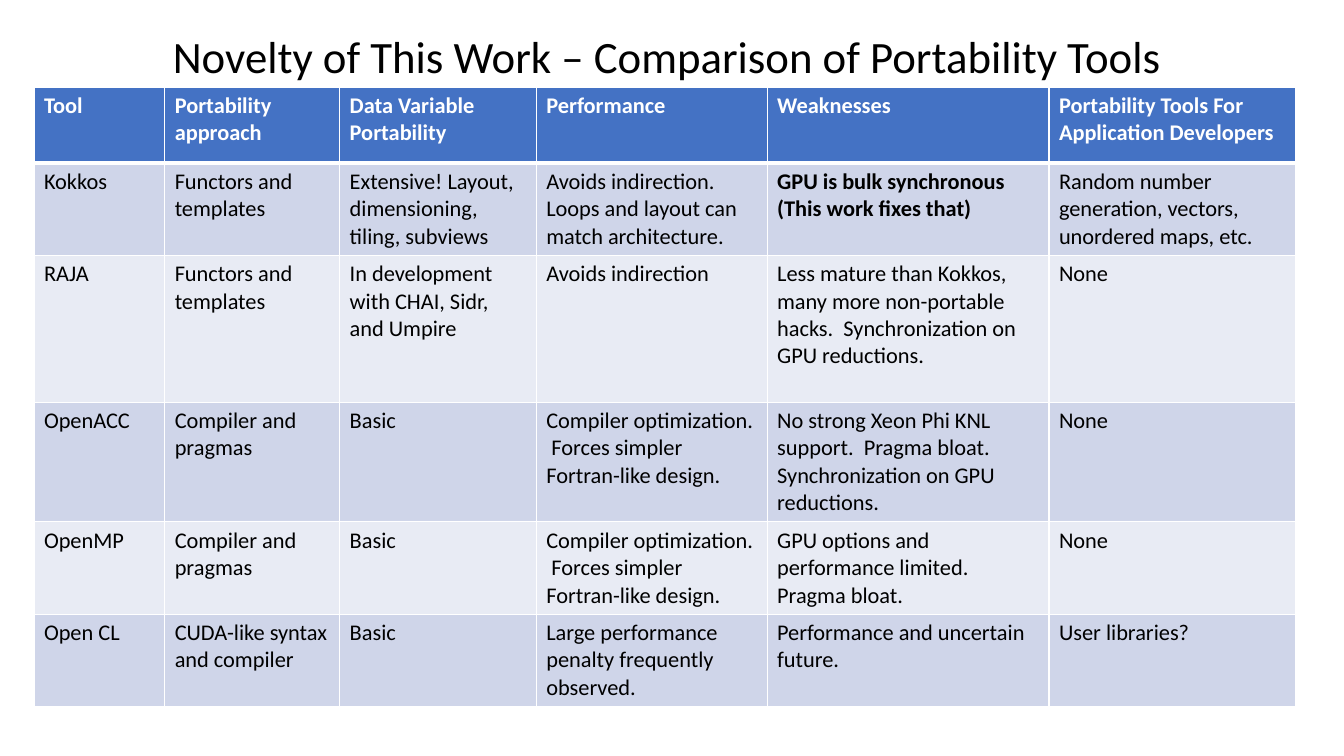
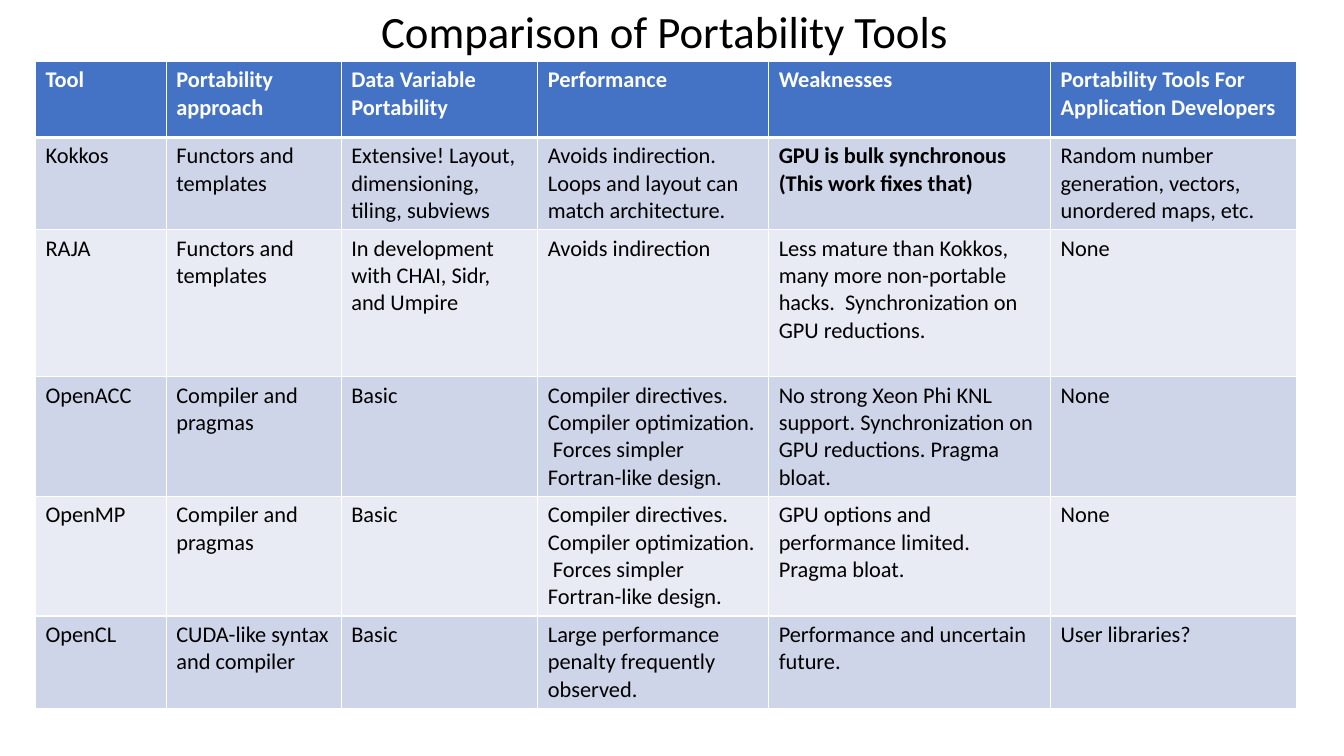
Before and after one commit to bradleypeterson/proposal, a slide deck: slide 13 of slides/Portable and Performant GPU_dec1.pptx (slide 7 before the commit). Drawn at 1344x756 pixels with LibreOffice and Linux fonts; fonts in the diff are those of the drawing. Boxes give left, top, right and bottom in pixels: in the first picture for what was removed or moved away, otherwise in the second. Text is boxed around its words. In the diff, an @@ line names an element or a change of style, - is before the commit and + after.

```diff
--- a/slides/Portable and Performant GPU_dec1.pptx
+++ b/slides/Portable and Performant GPU_dec1.pptx
@@ title at <box>381,17,947,56</box>: text changed @@
-Novelty of This Work – Comparison of Portability Tools
+Comparison of Portability Tools
@@ table at <box>35,62,1298,707</box> @@
-row 4, column 4: Compiler optimization. Forces simpler Fortran-like design.
+row 4, column 4: Compiler directives. Compiler optimization. Forces simpler Fortran-like design.
-row 4, column 5: No strong Xeon Phi KNL support. Pragma bloat. Synchronization on GPU reductions.
+row 4, column 5: No strong Xeon Phi KNL support. Synchronization on GPU reductions. Pragma bloat.
-row 5, column 4: Compiler optimization. Forces simpler Fortran-like design.
+row 5, column 4: Compiler directives. Compiler optimization. Forces simpler Fortran-like design.
-row 6, column 1: Open CL
+row 6, column 1: OpenCL
@@ table: place and size @@
-table at <box>34,87,1297,706</box>
+table at <box>35,62,1298,707</box>
```
Also in this commit, not shown: 15 other slides changed, 18 slides added, 6 slides removed, 2 other files.
